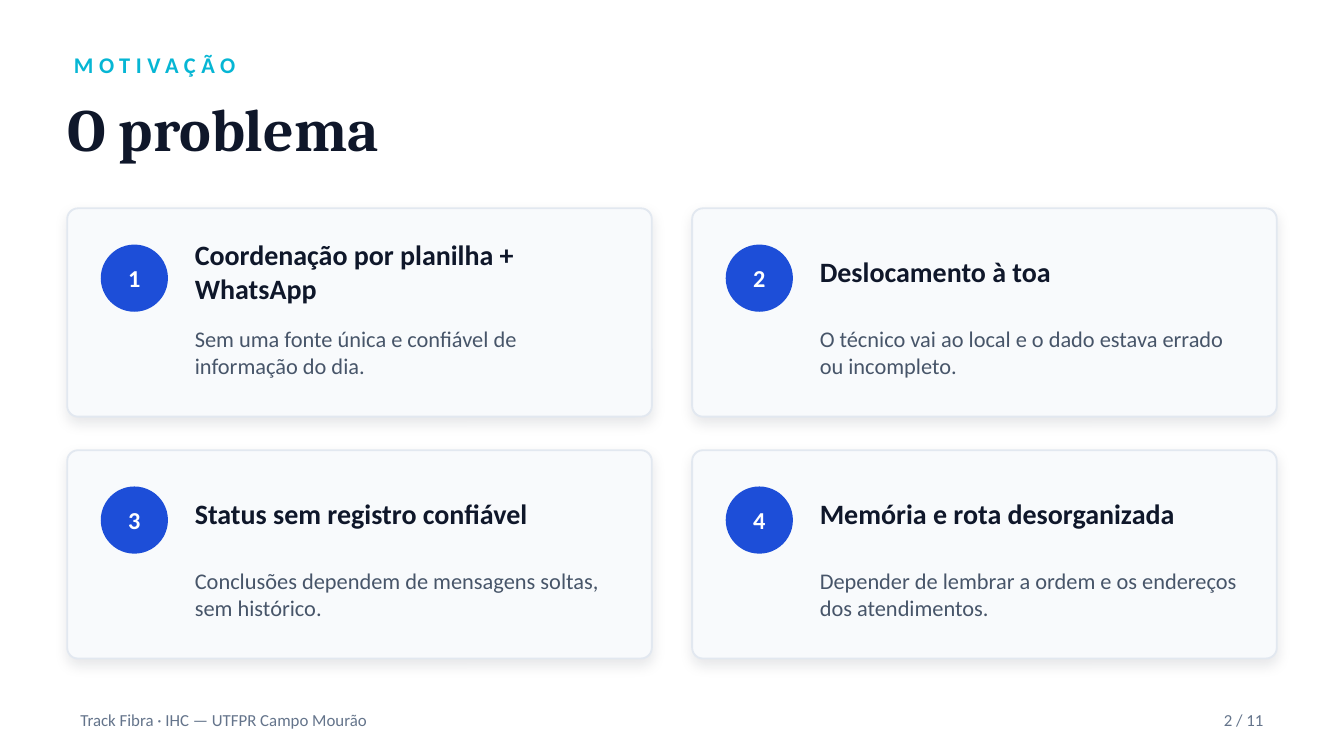
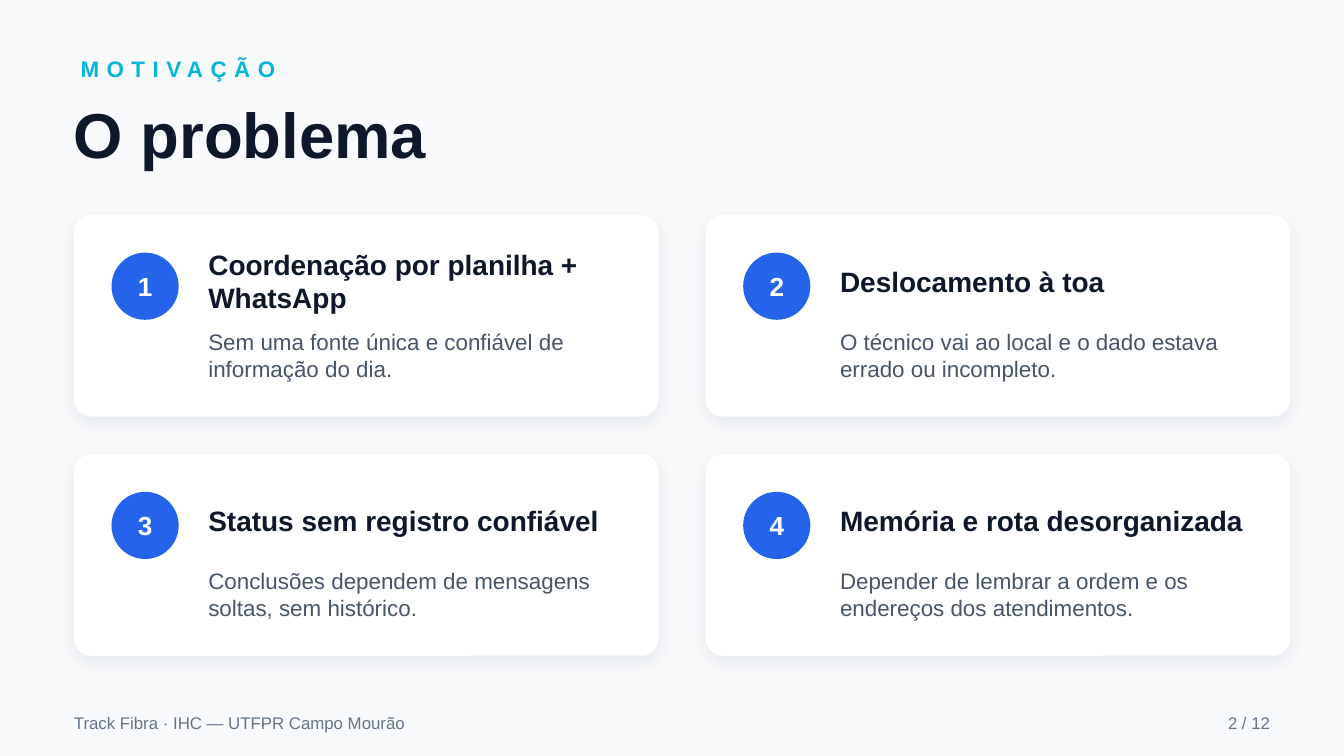
Before and after one commit to PedroH-Tardivo/track-fibra, a slide deck: slide 2 of entrega2-track-fibra.pptx. Drawn at 1344x756 pixels with LibreOffice and Linux fonts; fonts in the diff are those of the drawing. Boxes give left, top, right and bottom in pixels: in the first picture for what was removed or moved away, otherwise in the second. Text is boxed around its words. In the diff, an @@ line names an element or a change of style, - is before the commit and + after.

```diff
--- a/entrega2-track-fibra.pptx
+++ b/entrega2-track-fibra.pptx
@@ background #FFFFFF to #F8FAFC @@
@@ text "MOTIVAÇÃO": place and size @@
-text "MOTIVAÇÃO" at [74,54,235,77]
+text "MOTIVAÇÃO" at [81,59,276,82]
@@ text "MOTIVAÇÃO" at [81,59,276,82]: font Calibri to Arial, letter spacing 3 to 4 pt @@
@@ text "O problema": place and size @@
-text "O problema" at [67,109,379,164]
+text "O problema" at [74,112,426,170]
@@ text "O problema" at [74,112,426,170]: size 32 to 34 pt, font Cambria to Arial @@
@@ rounded rectangle: place and size @@
-rounded rectangle at [67,208,652,417]
+rounded rectangle at [74,215,659,417]
@@ fill #F8FAFC to #FFFFFF; outline #E2E8F0 1 pt to none; shadow changed; proportions changed in 4 elements at [74,454,659,656], [74,215,659,417], [706,454,1290,656], [706,215,1290,417] @@
@@ rounded rectangle: place and size @@
-rounded rectangle at [692,208,1277,417]
+rounded rectangle at [706,215,1290,417]
@@ text "1": place and size @@
-text "1" at [128,271,140,287]
+text "1" at [138,278,153,296]
@@ ellipse: place and size @@
-ellipse at [101,245,168,312]
+ellipse at [112,253,179,320]
@@ text "Coordenação por planilha + WhatsApp": place and size @@
-text "Coordenação por planilha + WhatsApp" at [195,245,493,304]
+text "Coordenação por planilha + WhatsApp" at [208,254,554,314]
@@ size 13 to 14 pt, font Calibri to Arial in 4 elements at [138,516,153,536], [138,278,153,296], [770,517,785,535], [770,277,785,296] @@
@@ text "2": place and size @@
-text "2" at [753,271,765,287]
+text "2" at [770,277,785,296]
@@ ellipse: place and size @@
-ellipse at [726,245,793,312]
+ellipse at [743,253,810,320]
@@ fill #1D4ED8 to #2563EB in 4 elements at [112,492,179,559], [112,253,179,320], [743,492,810,559], [743,253,810,320] @@
@@ font Calibri to Arial in 9 elements at [74,717,405,733], [208,572,590,619], [208,510,598,536], [208,333,564,382], [840,572,1188,621], [208,254,554,314], [840,510,1243,536], [840,333,1218,382], [840,271,1104,293] @@
@@ text "Deslocamento à toa": place and size @@
-text "Deslocamento à toa" at [820,262,1050,283]
+text "Deslocamento à toa" at [840,271,1104,293]
@@ text "Sem uma fonte única e ...": place and size @@
-text "Sem uma fonte única e ..." at [195,331,517,378]
+text "Sem uma fonte única e ..." at [208,333,564,382]
@@ text "O técnico vai ao local ...": place and size @@
-text "O técnico vai ao local ..." at [820,331,1224,378]
+text "O técnico vai ao local ..." at [840,333,1218,382]
@@ rounded rectangle: place and size @@
-rounded rectangle at [67,450,652,659]
+rounded rectangle at [74,454,659,656]
@@ rounded rectangle: place and size @@
-rounded rectangle at [692,450,1277,659]
+rounded rectangle at [706,454,1290,656]
@@ text "3": place and size @@
-text "3" at [128,513,140,529]
+text "3" at [138,516,153,536]
@@ ellipse: place and size @@
-ellipse at [101,487,168,554]
+ellipse at [112,492,179,559]
@@ text "Status sem registro confiável": place and size @@
-text "Status sem registro confiável" at [195,504,527,529]
+text "Status sem registro confiável" at [208,510,598,536]
@@ text "4": place and size @@
-text "4" at [753,513,765,529]
+text "4" at [770,517,785,535]
@@ ellipse: place and size @@
-ellipse at [726,487,793,554]
+ellipse at [743,492,810,559]
@@ text "Memória e rota desorganizada": place and size @@
-text "Memória e rota desorganizada" at [820,504,1175,529]
+text "Memória e rota desorganizada" at [840,510,1243,536]
@@ text "Conclusões dependem de mensagens soltas, ...": place and size @@
-text "Conclusões dependem de mensagens soltas, ..." at [195,573,598,616]
+text "Conclusões dependem de mensagens soltas, ..." at [208,572,590,619]
@@ text "Depender de lembrar a ordem ...": place and size @@
-text "Depender de lembrar a ordem ..." at [820,573,1236,616]
+text "Depender de lembrar a ordem ..." at [840,572,1188,621]
@@ text at [1228,717,1270,729]: text changed; font Calibri to Arial @@
-2 / 11
+2 / 12
```
Also in this commit, not shown: 10 other slides changed, 1 slide added.
